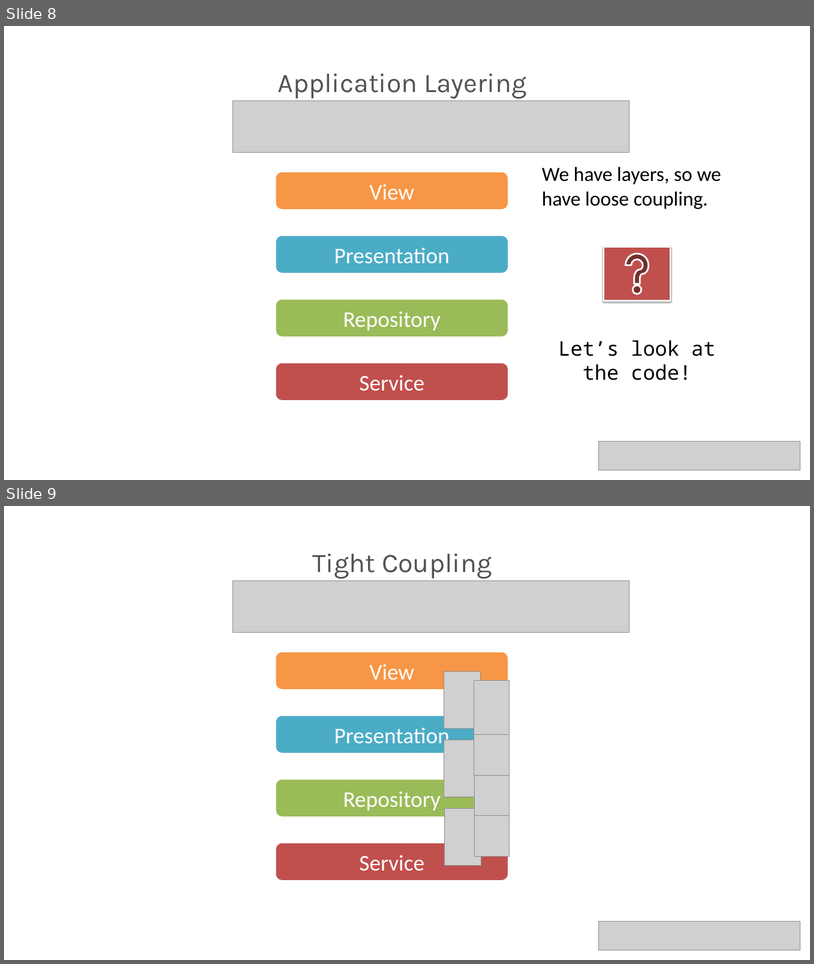
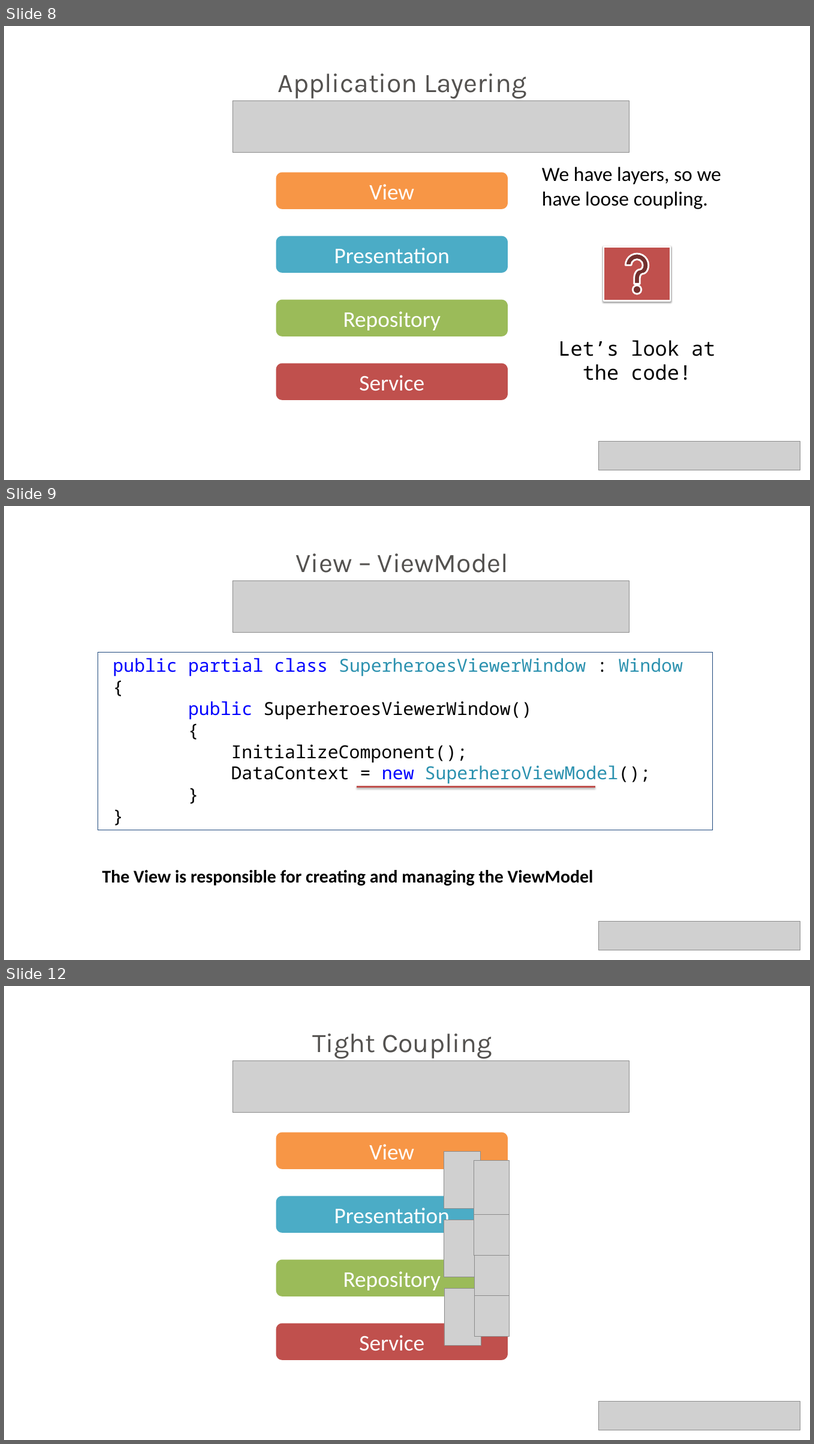
Before and after one commit to neman/DI-Course, a slide deck: DI Course.pptx. Shown one above the other, each under a label of ours: slides 8 and 9 before the commit, slides 8, 9 and 12 after it; the slides between them are not shown. The pictures are 814x964 and 814x1444 pixels, drawn with LibreOffice and Linux fonts; fonts in the diff are those of the drawing; grey boxes stand for pictures; background and template pictures are left out. Boxes give left, top, right and bottom in pixels: in the first picture for what was removed or moved away, otherwise in the second. Text is boxed around its words. In the diff, an @@ line names an element or a change of style, - is before the commit and + after.

```diff
--- a/DI Course.pptx
+++ b/DI Course.pptx
@@ slide 9 added at (x1=4, y1=506, x2=810, y2=960), background picture (left out) @@
@@ text added at (x1=296, y1=553, x2=509, y2=581), 48 pt, text #545250 @@
+View – ViewModel Relationship
@@ picture added at (x1=233, y1=581, x2=630, y2=633) @@
@@ rectangle added at (x1=98, y1=652, x2=713, y2=830), outline #1F497D 0.75 pt, 32 pt, text #000000 @@
+public partial class SuperheroesViewerWindow : Window
+{
+public SuperheroesViewerWindow()
+{
+InitializeComponent();
+DataContext = new SuperheroViewModel();
+}
+}
@@ line added from (357, 787) to (596, 787), #C0504D 3 pt @@
@@ text added at (x1=102, y1=870, x2=594, y2=885), 32 pt, text #000000, bold @@
+The View is responsible for creating and managing the ViewModel
@@ picture added at (x1=599, y1=921, x2=800, y2=949) @@
@@ what was slide 9 is now slide 12 @@
```
Also in this commit, not shown: 1 slide changed, 6 other slides added, 1 other file.
